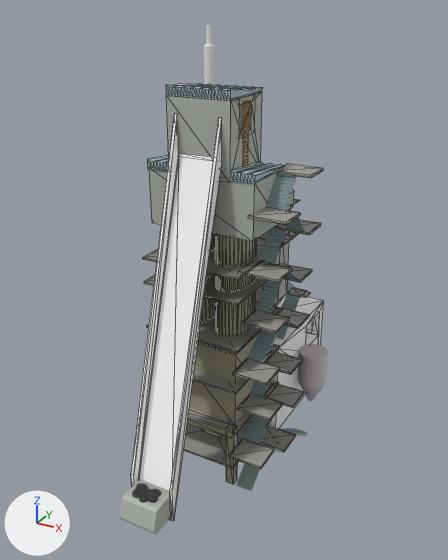
Before and after pictures for a commit that changed the glTF model zvd.glb.
Both versions are drawn from a 50 mm camera at (33.1, -57.6, 52.4) aimed at (0.1, 2.3, 22.4). Every picture has the same lights, and +X, +Y and +Z are marked at lower left. Mesh edges are drawn as thin lines on the coarser meshes. Where no turn or scale is listed for an object, it has been applied to the vertices. Vertices at the same position are counted once.
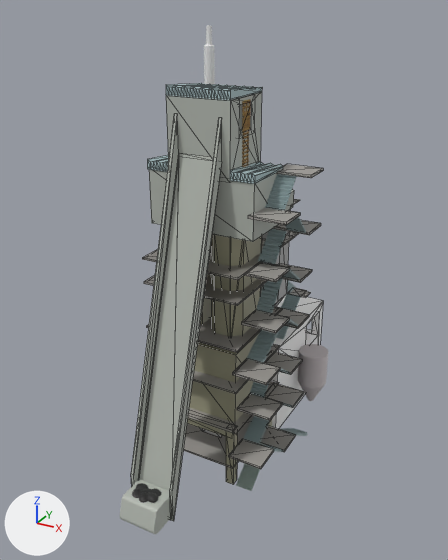
Pixel boxes (x1, y1, x2, y2) of what changed, in the pictures (448 x 560 px):
```json
{"object": "Cube.016", "change": "recoloured", "before": [131, 114, 222, 521], "after": [131, 114, 222, 521], "on screen": "white to grey"}
{"object": "Cylinder", "change": "reshaped, moved", "before": [215, 235, 256, 335], "after": [211, 234, 262, 336], "on screen": "24% wider"}
{"object": "Cylinder.001", "change": "reshaped", "before": [200, 234, 215, 323], "after": [200, 247, 212, 324]}
```

Scene script edits in JSON lines:
```json
{"op": "add", "block": "mat_gray_brown_001", "code": ["mat_gray_brown_001 = principled_material('Gray/brown.001')", "mat_gray_brown_001.base_color = (0.356, 0.347, 0.238)  # beige #a19f86"]}
{"block": "me_cylinder", "where": "# used by ob_cylinder; location = (2.8, 0.2, 21.6)"}
{"op": "remove", "block": "me_cylinder", "code": "me_cylinder.from_pydata(...)  # 68 vertices, 132 faces; spans x -2.0..2.0, y -3.19..3.19, z -5.02..8.63"}
{"op": "remove", "block": "me_cylinder", "code": "me_cylinder.materials.append(mat_gray_brown)  # beige #a19f86"}
{"op": "add", "block": "me_cylinder", "code": "me_cylinder.from_pydata(...)  # 26 vertices, 48 faces; spans x -2.0..2.0, y -3.19..3.19, z -5.02..8.63"}
{"block": "me_cylinder", "change": "me_cylinder part 2: the whole mesh is rebuilt"}
{"op": "add", "block": "me_cylinder", "code": "me_cylinder.materials.append(mat_gray_brown_001)  # beige #a19f86"}
{"block": "me_cylinder_001", "where": "# used by ob_cylinder_001; location = (-2.3, 0.2, 21.6)"}
{"op": "remove", "block": "me_cylinder_001", "code": "me_cylinder_001.from_pydata(...)  # 68 vertices, 132 faces; spans x -2.0..2.0, y -3.19..3.19, z -5.02..8.63"}
{"op": "add", "block": "me_cylinder_001", "code": "me_cylinder_001.from_pydata(...)  # 26 vertices, 48 faces; spans x -2.0..2.0, y -3.19..3.19, z -5.02..8.63"}
{"block": "me_cylinder_001", "change": "me_cylinder_001 part 1: the whole mesh is rebuilt"}
{"block": "me_cube_001", "where": "me_cube_001.from_pydata(...)  # 24 vertices, 36 faces; spans x -0.2..5.3, y -10.6..0.6, z -40.0..2.2"}
{"op": "remove", "block": "me_cube_001", "code": "me_cube_001.materials.append(mat_material_031)  # white #ffffff"}
{"op": "add", "block": "me_cube_001", "code": "me_cube_001.materials.append(mat_listed_metall)  # grey #b3b8b0"}
{"op": "set", "path": "ob_cylinder.location", "old": "(2.8, 0.2, 21.6)", "new": "(2.9, 0.2, 21.6)"}
```
